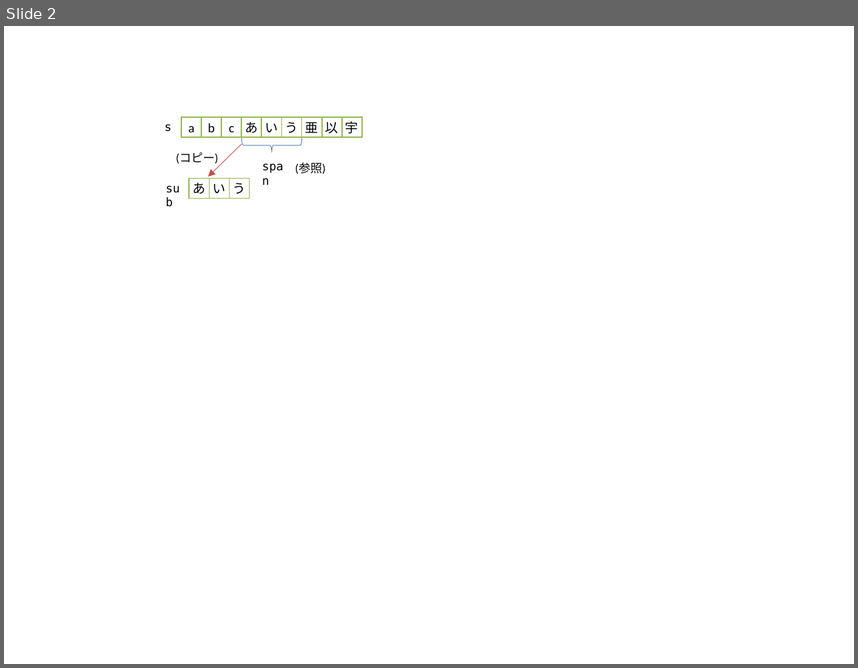
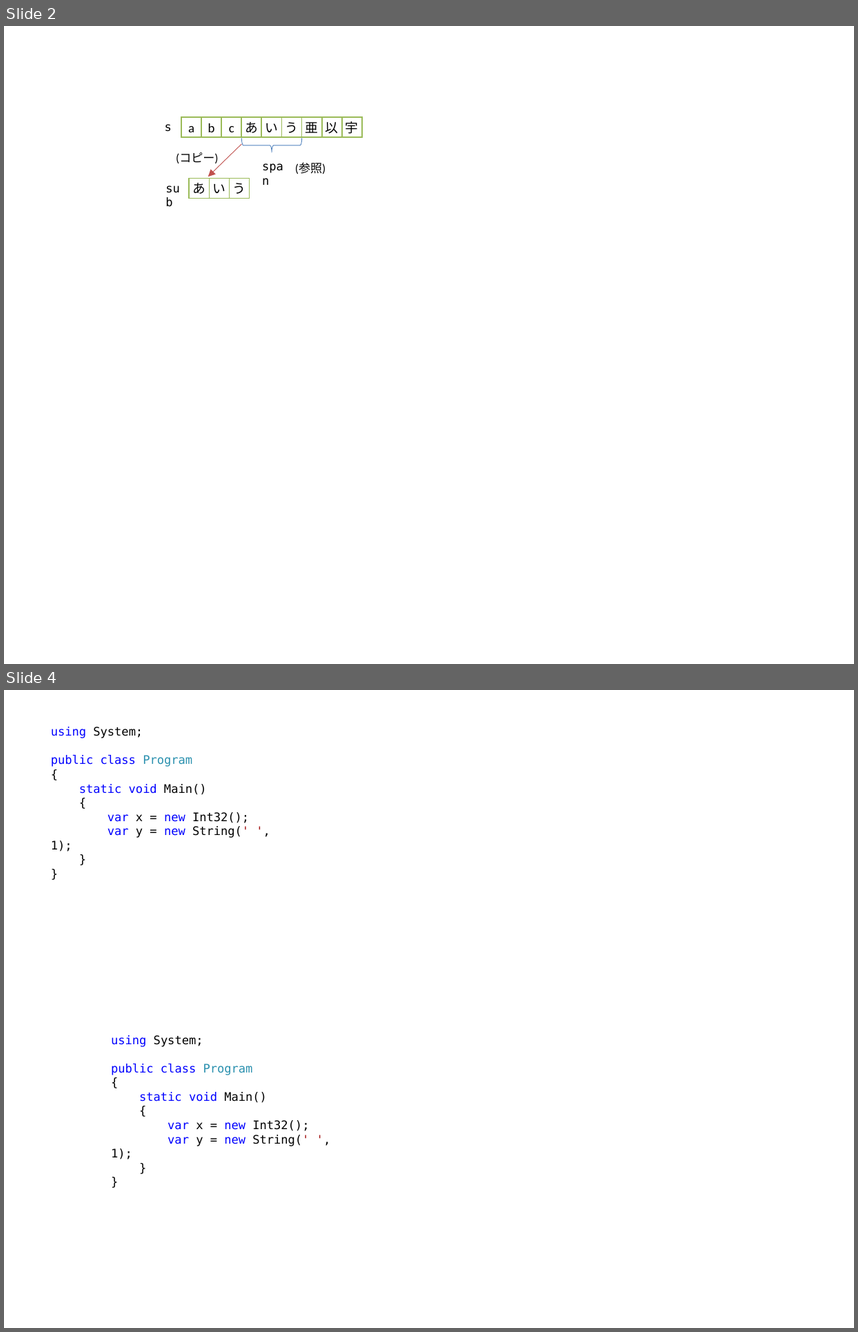
Before and after one commit to ufcpp/UfcppSample, a slide deck: Chapters/Resource/fig/fig span.pptx. Shown one above the other, each under a label of ours: slide 2 before the commit, slides 2 and 4 after it; the slides between them are not shown. The pictures are 858x668 and 858x1332 pixels, drawn with LibreOffice and Linux fonts; fonts in the diff are those of the drawing. Boxes give left, top, right and bottom in pixels: in the first picture for what was removed or moved away, otherwise in the second. Text is boxed around its words. In the diff, an @@ line names an element or a change of style, - is before the commit and + after.

```diff
--- a/Chapters/Resource/fig/fig span.pptx
+++ b/Chapters/Resource/fig/fig span.pptx
@@ slide 4 added at [4,690,854,1328], background #FFFFFF @@
@@ text added at [51,727,249,851], 10 pt, text #000000 @@
+using System;
+public class Program
+{
+static void Main()
+{
+var x = new Int32();
+var y = new String(' ', 1);
+}
+}
@@ text added at [111,1035,309,1159], 10 pt, text #000000 @@
+using System;
+public class Program
+{
+static void Main()
+{
+var x = new Int32();
+var y = new String(' ', 1);
+}
+}
```
Also in this commit, not shown: 1 slide changed, 1 other slide added, 1 slide removed.
